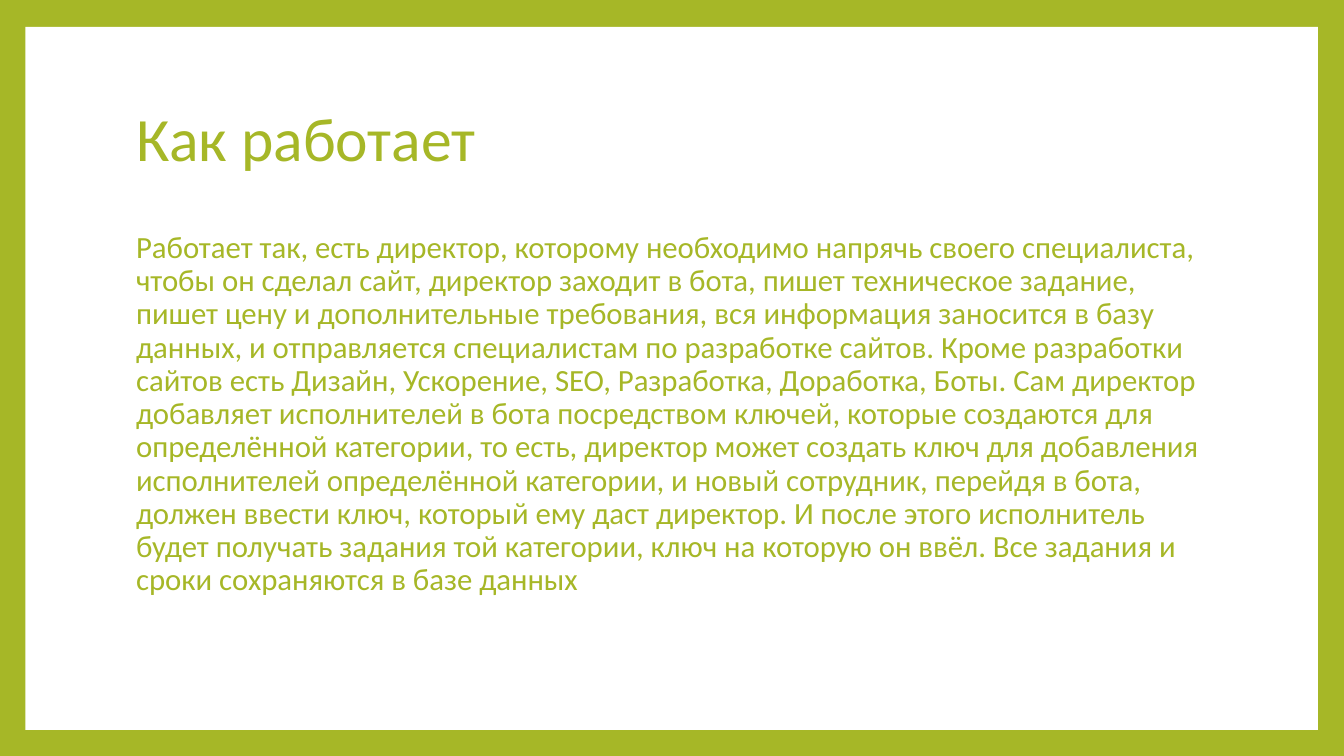
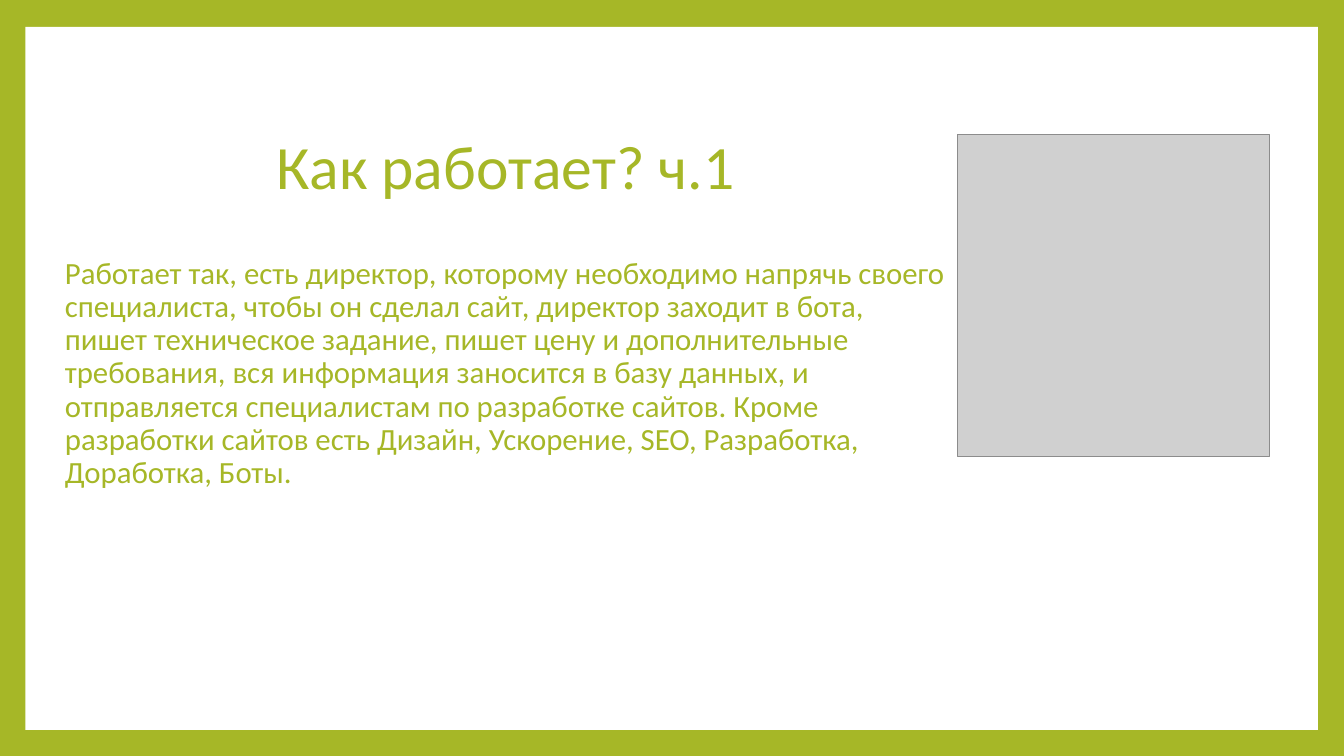
Before and after one commit to wh1tedead1/telegram-project, a slide deck: slide 3 of Фриланс биржа.pptx. Drawn at 1344x756 pixels with LibreOffice and Linux fonts; fonts in the diff are those of the drawing; grey boxes stand for pictures. Boxes give left, top, right and bottom in pixels: in the first picture for what was removed or moved away, otherwise in the second. Text is boxed around its words. In the diff, an @@ line names an element or a change of style, - is before the commit and + after.

```diff
--- a/Фриланс биржа.pptx
+++ b/Фриланс биржа.pptx
@@ title at [277, 147, 735, 199]: text changed @@
-Как работает
+Как работает? ч.1
@@ picture added at [958, 135, 1270, 457] @@
@@ text at [65, 263, 944, 488]: text changed @@
-Работает так, есть директор, которому необходимо напрячь своего специалиста, чтобы он сделал сайт, директор заходит в бота, пишет техническое задание, пишет цену и дополнительные требования, вся информация заносится в базу данных, и отправляется специалистам по разработке сайтов. Кроме разработки сайтов есть Дизайн, Ускорение, SEO, Разработка, Доработка, Боты. Сам директор добавляет исполнителей в бота посредством ключей, которые создаются для определённой категории, то есть, директор может создать ключ для добавления исполнителей определённой категории, и новый сотрудник, перейдя в бота, должен ввести ключ, который ему даст директор. И после этого исполнитель будет получать задания той категории, ключ на которую он ввёл. Все задания и сроки сохраняются в базе данных
+Работает так, есть директор, которому необходимо напрячь своего специалиста, чтобы он сделал сайт, директор заходит в бота, пишет техническое задание, пишет цену и дополнительные требования, вся информация заносится в базу данных, и отправляется специалистам по разработке сайтов. Кроме разработки сайтов есть Дизайн, Ускорение, SEO, Разработка, Доработка, Боты.
```
Also in this commit, not shown: 3 other slides changed, 1 slide added.
